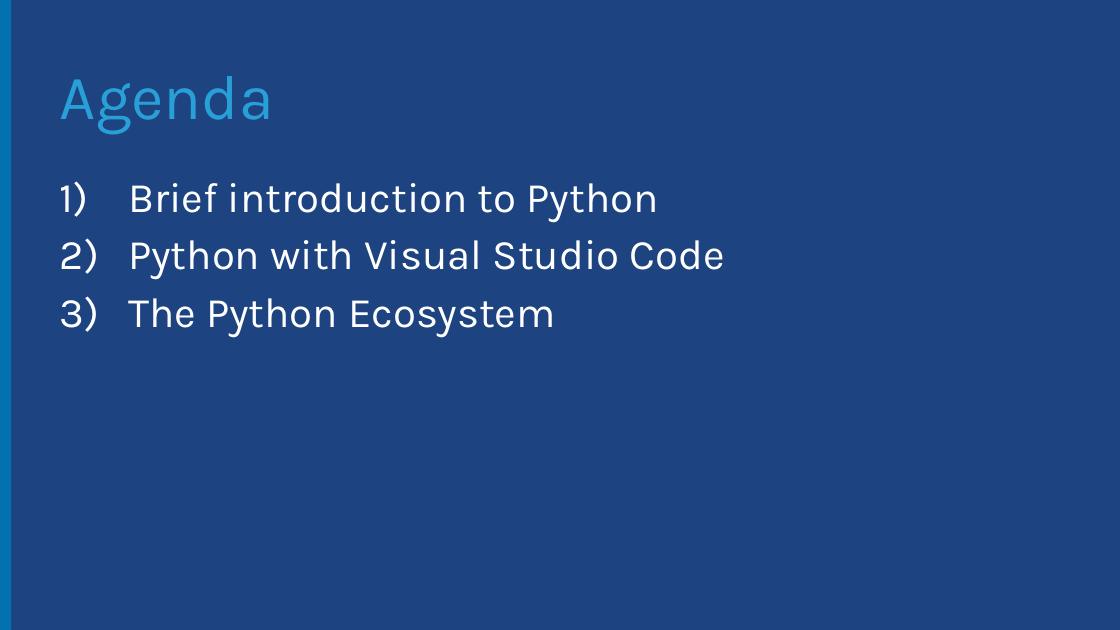
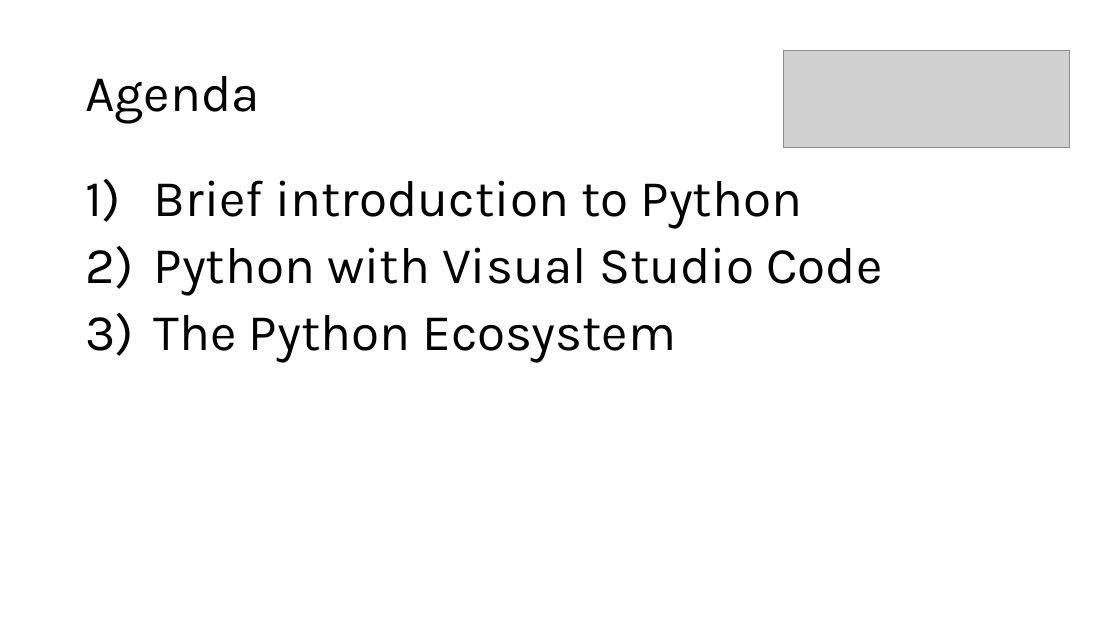
Before and after one commit to jorge2412/DataLake2, a slide deck: slide 2 of Open Dev Framework/Python/Session 1 - Introduction and Slides (Draft)/Introduction to Python.pptx. Drawn at 1120x630 pixels with LibreOffice and Linux fonts; fonts in the diff are those of the drawing; grey boxes stand for pictures; background and template pictures are left out. Boxes give left, top, right and bottom in pixels: in the first picture for what was removed or moved away, otherwise in the second. Text is boxed around its words. In the diff, an @@ line names an element or a change of style, - is before the commit and + after.

Commit message:
Updated Python lab

```diff
--- a/Open Dev Framework/Python/Session 1 - Introduction and Slides (Draft)/Introduction to Python.pptx
+++ b/Open Dev Framework/Python/Session 1 - Introduction and Slides (Draft)/Introduction to Python.pptx
@@ background #1D4380 to #FFFFFF @@
@@ rectangle removed at <box>0,0,11,630</box> @@
@@ title "Agenda": place and size @@
-title "Agenda" at <box>60,76,274,135</box>
+title "Agenda" at <box>85,76,259,123</box>
@@ title "Agenda" at <box>85,76,259,123</box>: size 54 to 44 pt, text colour #289FD7 to #000000 @@
@@ picture added at <box>784,51,1070,148</box> @@
@@ text "Brief introduction to Python": place and size @@
-text "Brief introduction to Python" at <box>128,183,724,338</box>
+text "Brief introduction to Python" at <box>154,180,882,363</box>
@@ text "Brief introduction to Python" at <box>154,180,882,363</box>: size 36 to 44 pt, text colour #FFFFFF to #000000 @@
```
Also in this commit, not shown: 18 other slides changed, 2 slides added, 3 slides removed, 14 other files.
